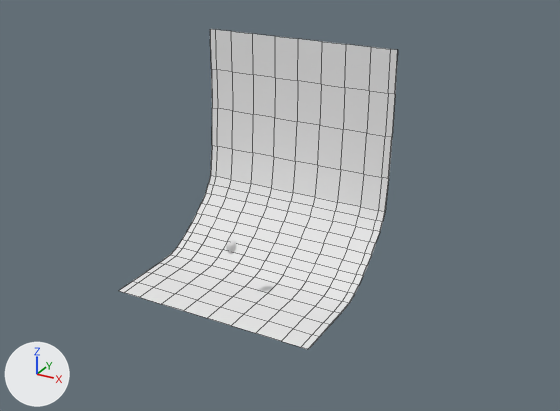
A saved change to the Blender file source/scene/scene_skeleton_animation_shortened.blend.
Both versions are drawn from a 50 mm lens placed at (138.2, -214.4, 128.1), pointed at (10.6, 17.5, 12.2). The axes (+X, +Y, +Z) are drawn at lower left. The lights are the same throughout. Mesh edges are drawn as thin lines on the coarser meshes.

Script lines for the objects in view, before the commit:
```python
me_plane_001 = bpy.data.meshes.new('Plane.001')
me_plane_001.from_pydata(...)  # 234 vertices, 204 faces; spans x -1.0..1.0, y -1.0..2.97, z 0.0..2.16
me_plane_001.materials.append(mat_material)  # white #e7e7e7
ob_floor = bpy.data.objects.new('Floor', me_plane_001)
ob_floor.location = (0.0, 0.0, -20.9)
ob_floor.scale = (40.7, 17.3, 40.7)
```
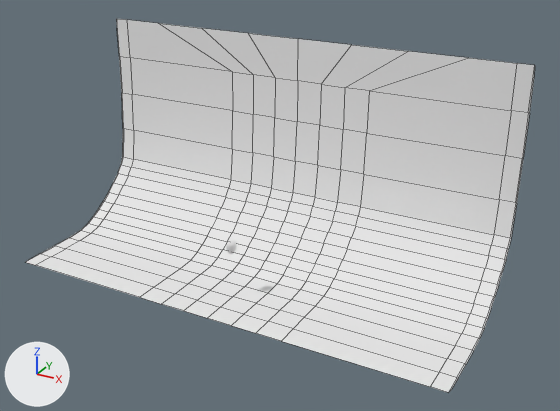
Boxes (x1, y1, x2, y2) around the edits, measured in the pictures (560 x 411 px; the box of a moved part takes in the faces that stretch with it):
'Floor', reshaped (83% wider, 17% taller)
    before: (119, 29, 397, 349)
    after: (26, 19, 535, 392)
part 1 of me_plane_001, moved or reshaped
    before: (147, 29, 397, 325)
    after: (55, 19, 535, 364)
part 2 of me_plane_001, moved or reshaped
    before: (119, 272, 166, 297)
    after: (26, 246, 166, 297)
part 3 of me_plane_001, moved or reshaped
    before: (282, 317, 330, 349)
    after: (282, 317, 466, 392)

The change, as a list of edits to the scene's bpy script:
```text
Change me_plane_001:
    used by ob_floor; location = (0.0, 0.0, -20.9); scale = (40.7, 17.3, 40.7)
    remove me_plane_001.from_pydata(...)  # 234 vertices, 204 faces; spans x -1.0..1.0, y -1.0..2.97, z 0.0..2.16
    add me_plane_001.from_pydata(...)  # 234 vertices, 204 faces; spans x -2.2..2.2, y -1.0..2.97, z 0.0..2.16
    me_plane_001 part 1: 102 of the vertices in x -1.0..1.0, y 0.0..2.97, z 0.0..2.16 are scaled about their middle by (2.2, 1, 1)
    me_plane_001 part 2: 6 of the vertices in x -1.0..-0.93, y -1.0..-0.5, z 0.0 are scaled about their middle by (2.2, 1, 1)
    me_plane_001 part 3: 6 of the vertices in x 0.93..1.0, y -1.0..-0.5, z 0.0 are scaled about their middle by (2.2, 1, 1)
```
